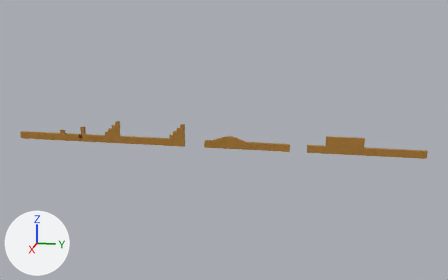
The OBJ model 2023_04_TeamProject/Resource/stage/stage.obj: old version first, new version second.
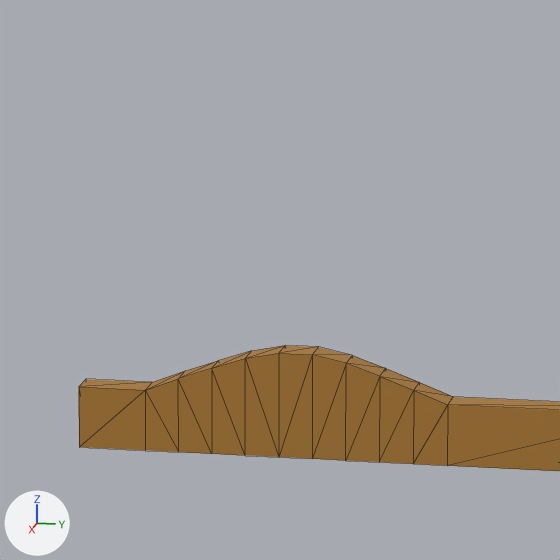
Each version is shown whole from a 50 mm camera at (1547.0, 708.0, 395.0) aimed at (-4.0, 398.0, 7.0), then close up on the part from 44% to 58% of the width and 35% to 57% of the height. Arrows for +X, +Y and +Z are at lower left; the lights stay in place. The close-ups show mesh edges as thin lines. Where no turn or scale is listed for an object, it has been applied to the vertices.

Before the edit, the objects in view are built like this:
```python
me_cube_002 = bpy.data.meshes.new('Cube.002')
me_cube_002.from_pydata(...)  # 200 vertices, 252 faces; spans x -5.0..5.0, y -178.0..908.0, z -14.0..45.0
me_cube_002.materials.append(mat_マテリアル)  # picture img_stage_png
ob_cube_002 = bpy.data.objects.new('Cube.002', me_cube_002)
ob_cube_002.location = (0.0, 0.0, 0.0)
```
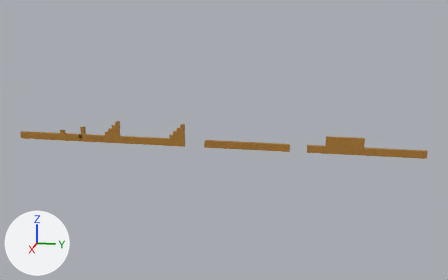
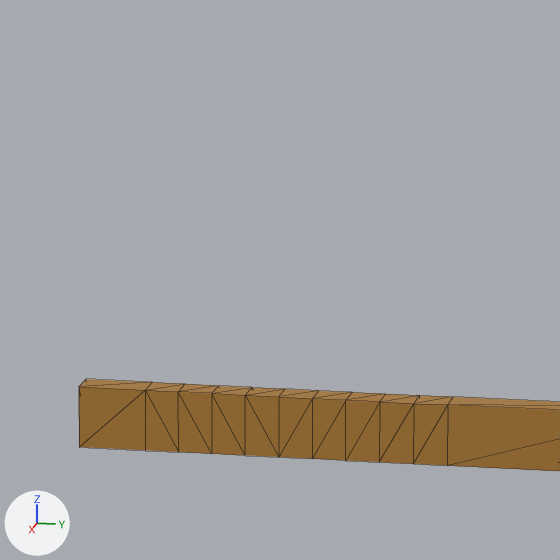
The newer file is also rescaled (x0.8) as a whole; pictures and numbers use the older file's frame.

Changed parts and their boxes (x1, y1, x2, y2) in the close-ups (560 x 560 px; the box of a moved part takes in the faces that stretch with it):
'Cube.002', reshaped
    before: (79, 345, 560, 471)
    after: (79, 379, 560, 471)
part 1 of me_cube_002, moved or reshaped
    before: (145, 345, 453, 461)
    after: (145, 382, 452, 461)

What the commit changed:
me_cube_002 has 200 vertices, 252 faces and spans x -5.0..5.0, y -178.0..908.0, z -14.0..45.0.
me_cube_002 is used by ob_cube_002; location (0.0, 0.0, 0.0).
me_cube_002 part 1: all 16 vertices in x -5.0..5.0, y 377.0..448.0, z 9.0..18.0 are scaled about their middle by (1, 1, -0.00356), then moved by (0.0, 0.0, -9.0).
